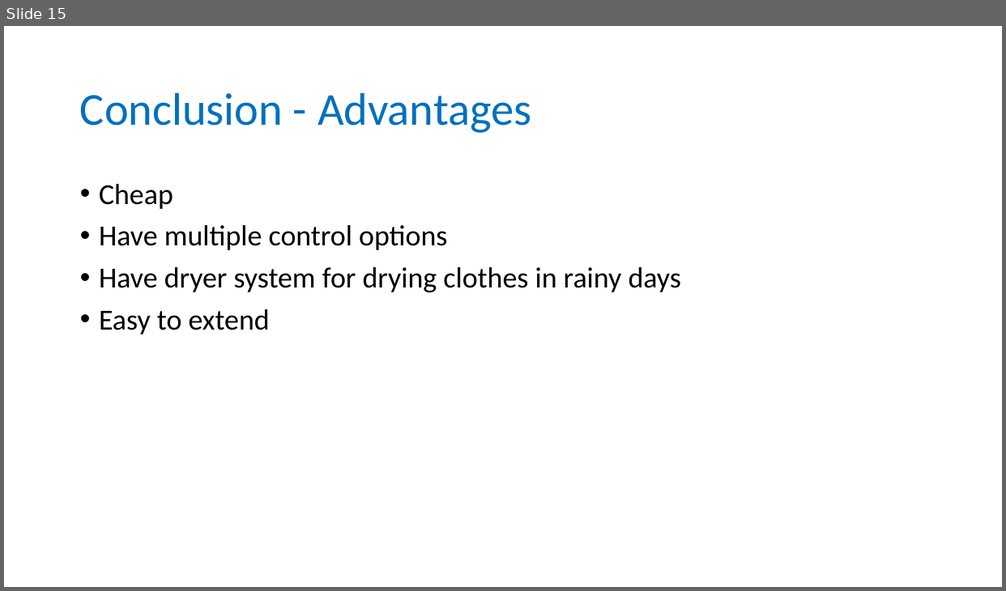
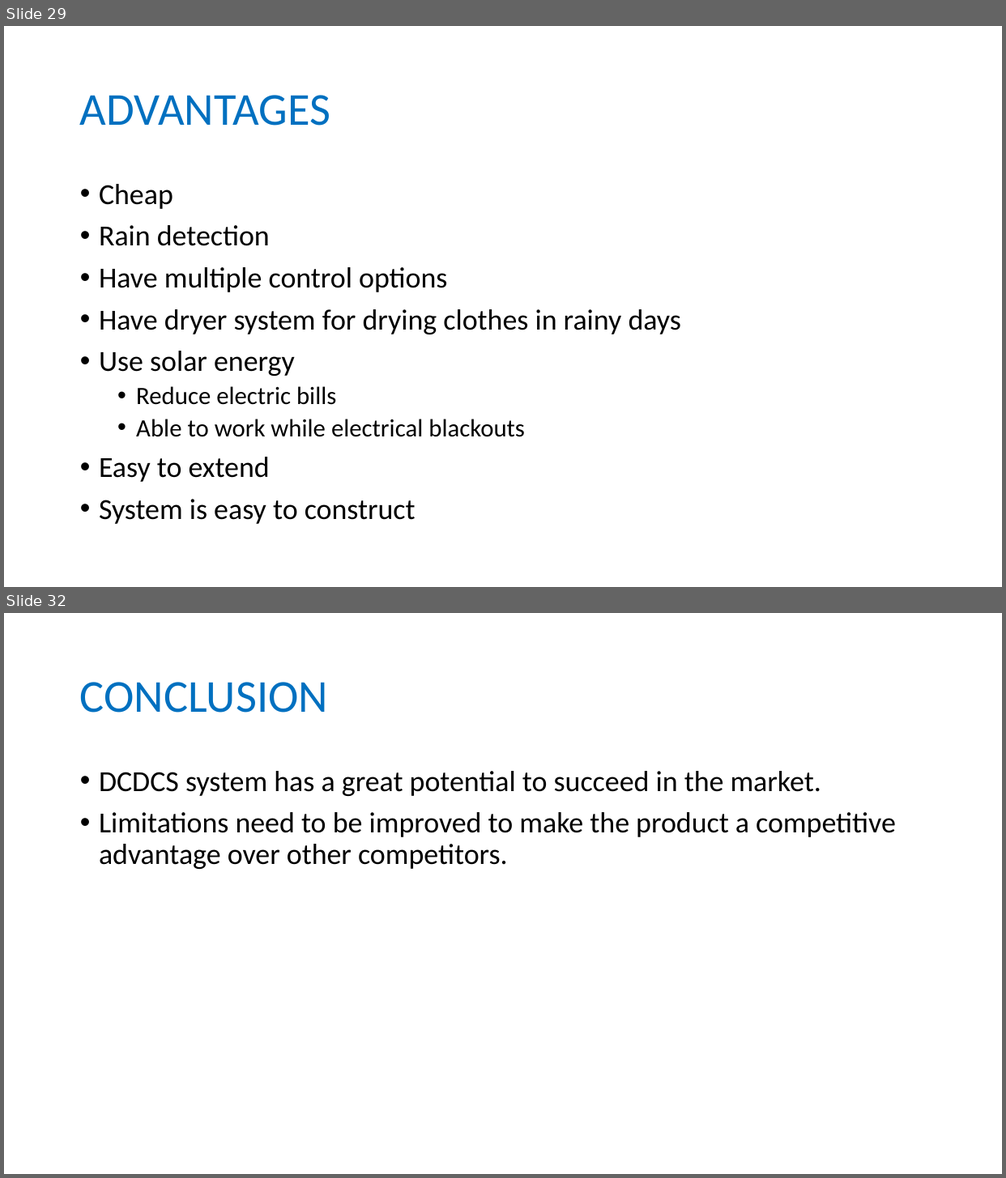
Before and after one commit to longhoang0304/DCDCS_Documentation, a slide deck: Final-Presentation.pptx. Shown one above the other, each under a label of ours: slide 15 before the commit, slides 29 and 32 after it; the slides between them are not shown. The pictures are 1006x591 and 1006x1178 pixels, drawn with LibreOffice and Linux fonts; fonts in the diff are those of the drawing. Boxes give left, top, right and bottom in pixels: in the first picture for what was removed or moved away, otherwise in the second. Text is boxed around its words. In the diff, an @@ line names an element or a change of style, - is before the commit and + after.

```diff
--- a/Final-Presentation.pptx
+++ b/Final-Presentation.pptx
@@ slide 32 added at <box>4,613,1002,1174</box>, background #FFFFFF @@
@@ title added at <box>80,682,328,713</box>, 44 pt, text #0070C0 @@
+CONCLUSION
@@ text added at <box>99,771,896,869</box>, 28 pt, text #000000 @@
+• DCDCS system has a great potential to succeed in the market.
+• Limitations need to be improved to make the product a competitive advantage over other competitors.
@@ what was slide 15 is now slide 29 @@
@@ slide 29 changed as well @@
@@ title at <box>80,95,330,126</box>: text changed @@
-Conclusion - Advantages
+ADVANTAGES
@@ text at <box>99,225,270,246</box>: paragraph added @@
+• Rain detection
@@ text at <box>99,351,525,437</box>: paragraphs added @@
+• Use solar energy
+  • Reduce electric bills
+  • Able to work while electrical blackouts
@@ text at <box>99,499,415,524</box>: paragraph added @@
+• System is easy to construct
```
Also in this commit, not shown: 3 other slides changed, 30 other slides added, 11 slides removed, 2 other files.
